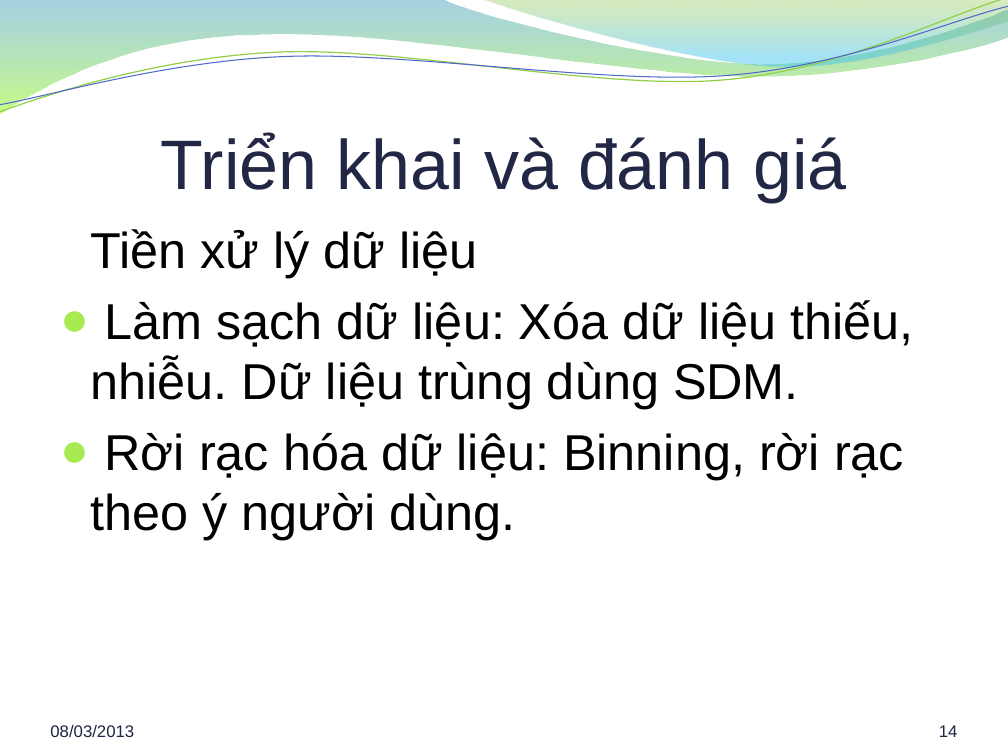
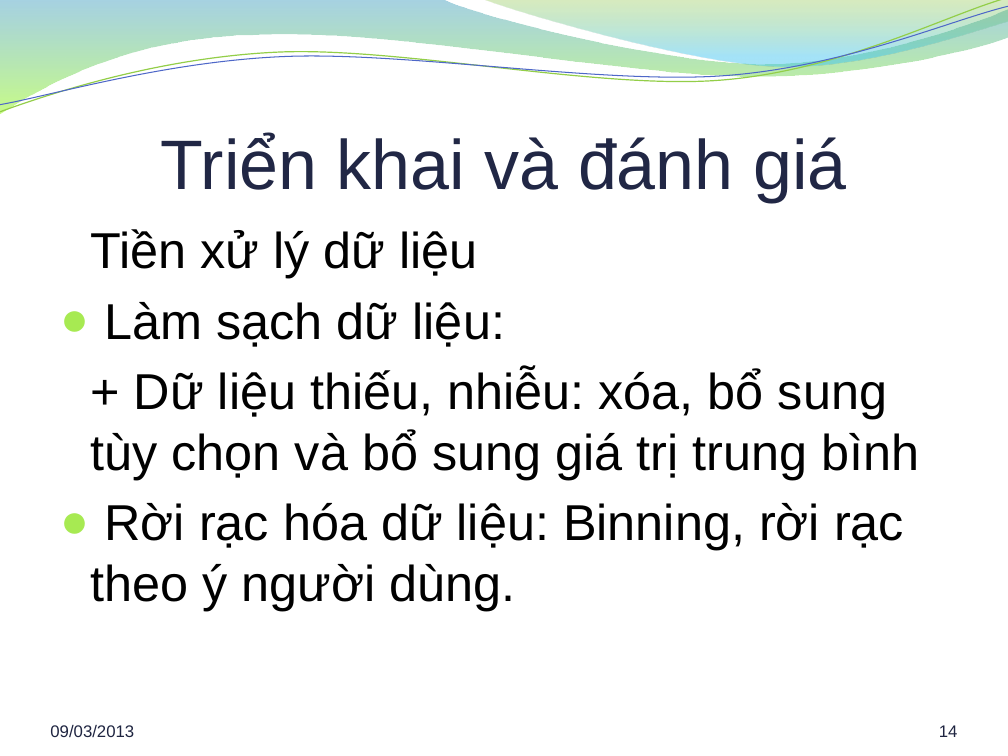
Before and after one commit to hung94it/benhvien, a slide deck: slide 14 of Diabetes/Documents/Report/Bao cao khoa luan.pptx. Drawn at 1008x756 pixels with LibreOffice and Linux fonts; fonts in the diff are those of the drawing; background and template pictures are left out. Boxes give left, top, right and bottom in pixels: in the first picture for what was removed or moved away, otherwise in the second. Text is boxed around its words. In the diff, an @@ line names an element or a change of style, - is before the commit and + after.

```diff
--- a/Diabetes/Documents/Report/Bao cao khoa luan.pptx
+++ b/Diabetes/Documents/Report/Bao cao khoa luan.pptx
@@ text at <box>91,302,919,480</box>: text changed @@
-● Làm sạch dữ liệu: Xóa dữ liệu thiếu, nhiễu. Dữ liệu trùng dùng SDM.
+● Làm sạch dữ liệu:
++ Dữ liệu thiếu, nhiễu: xóa, bổ sung tùy chọn và bổ sung giá trị trung bình
@@ text at <box>50,725,134,737</box>: text changed @@
-08/03/2013
+09/03/2013
```
Also in this commit, not shown: 25 other slides changed, 1 other file.
